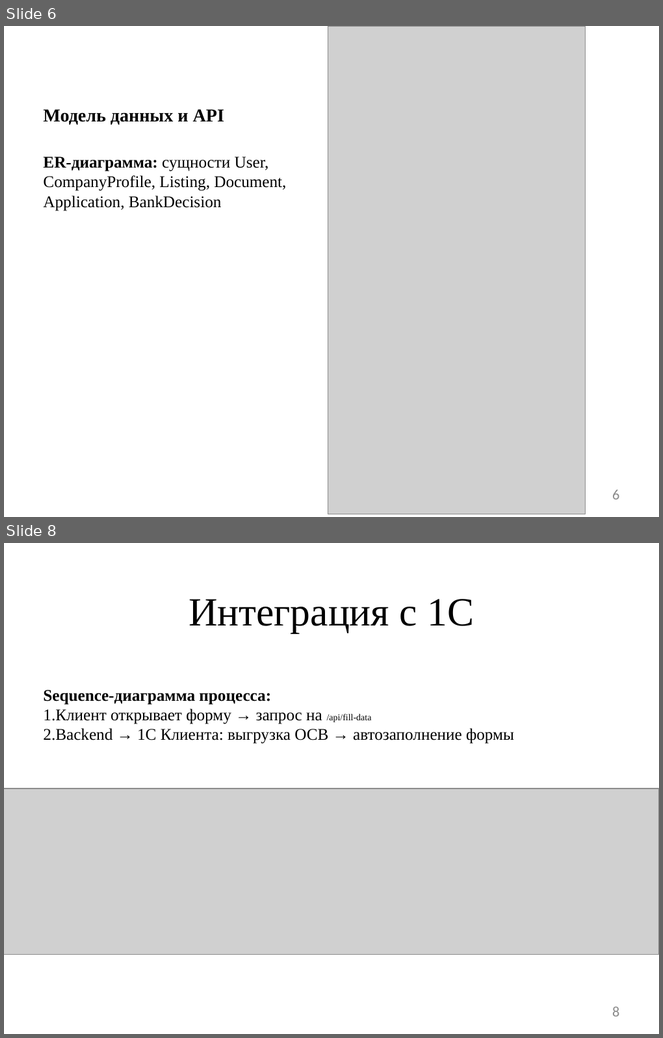
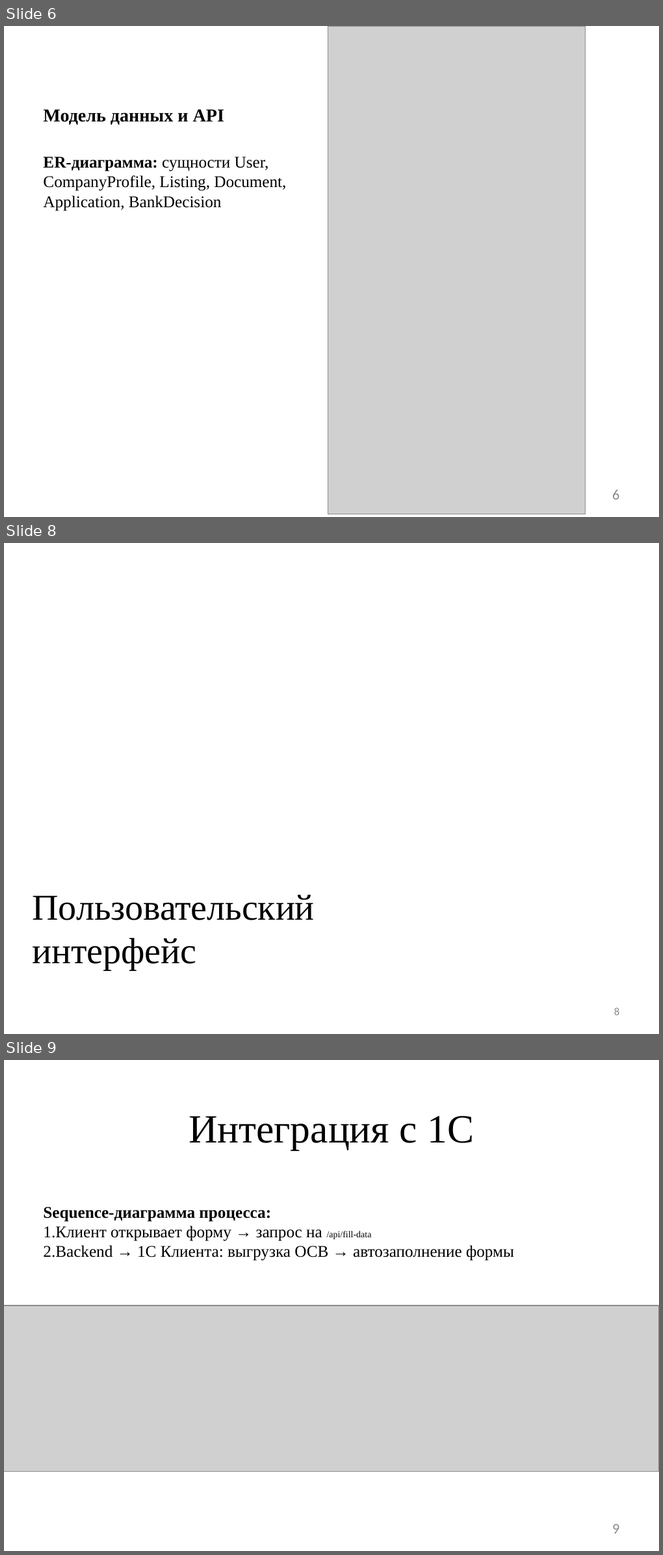
Before and after one commit to 4Bul04kka/diploma, a slide deck: дипломная работа/Лямкин презентация.pptx. Shown one above the other, each under a label of ours: slides 6 and 8 before the commit, slides 6, 8 and 9 after it; the slides between them are not shown. The pictures are 663x1038 and 663x1555 pixels, drawn with LibreOffice and Linux fonts; fonts in the diff are those of the drawing; grey boxes stand for pictures; background and template pictures are left out. Boxes give left, top, right and bottom in pixels: in the first picture for what was removed or moved away, otherwise in the second. Text is boxed around its words. In the diff, an @@ line names an element or a change of style, - is before the commit and + after.

```diff
--- a/дипломная работа/Лямкин презентация.pptx
+++ b/дипломная работа/Лямкин презентация.pptx
@@ slide 8 added at (x1=4, y1=543, x2=659, y2=1034), background picture (left out) @@
@@ text added at (x1=33, y1=895, x2=315, y2=971), 40 pt, text #000000 @@
+Пользовательский интерфейс
@@ page number added at (x1=614, y1=1008, x2=620, y2=1016), 12 pt, text #8C8C8C @@
+8
@@ what was slide 8 is now slide 9 @@
@@ page number at (x1=612, y1=1524, x2=620, y2=1534): text changed @@
-8
+9
```
Also in this commit, not shown: 1 other slide added, 1 slide removed, 1 other file.
